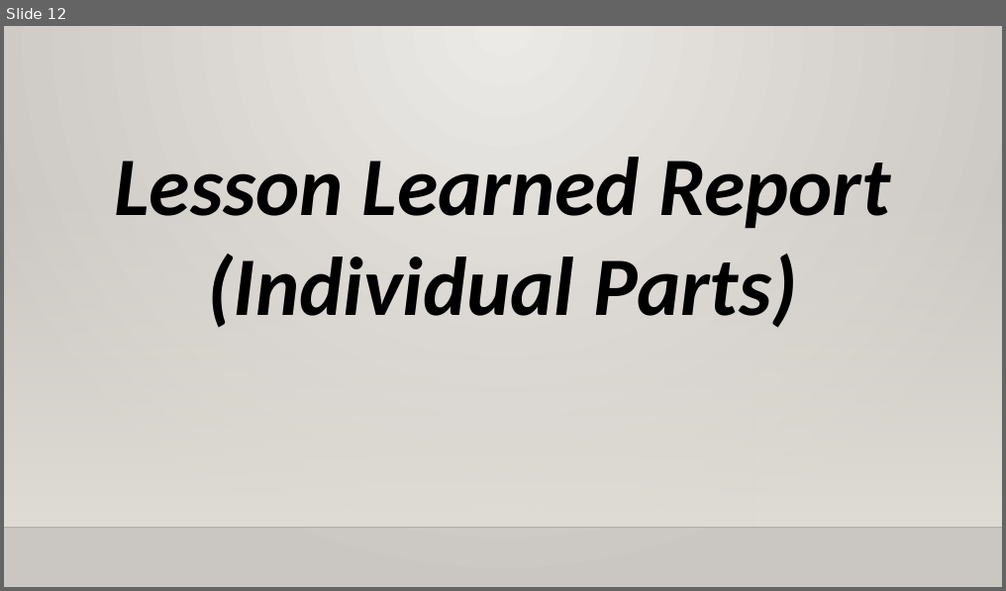
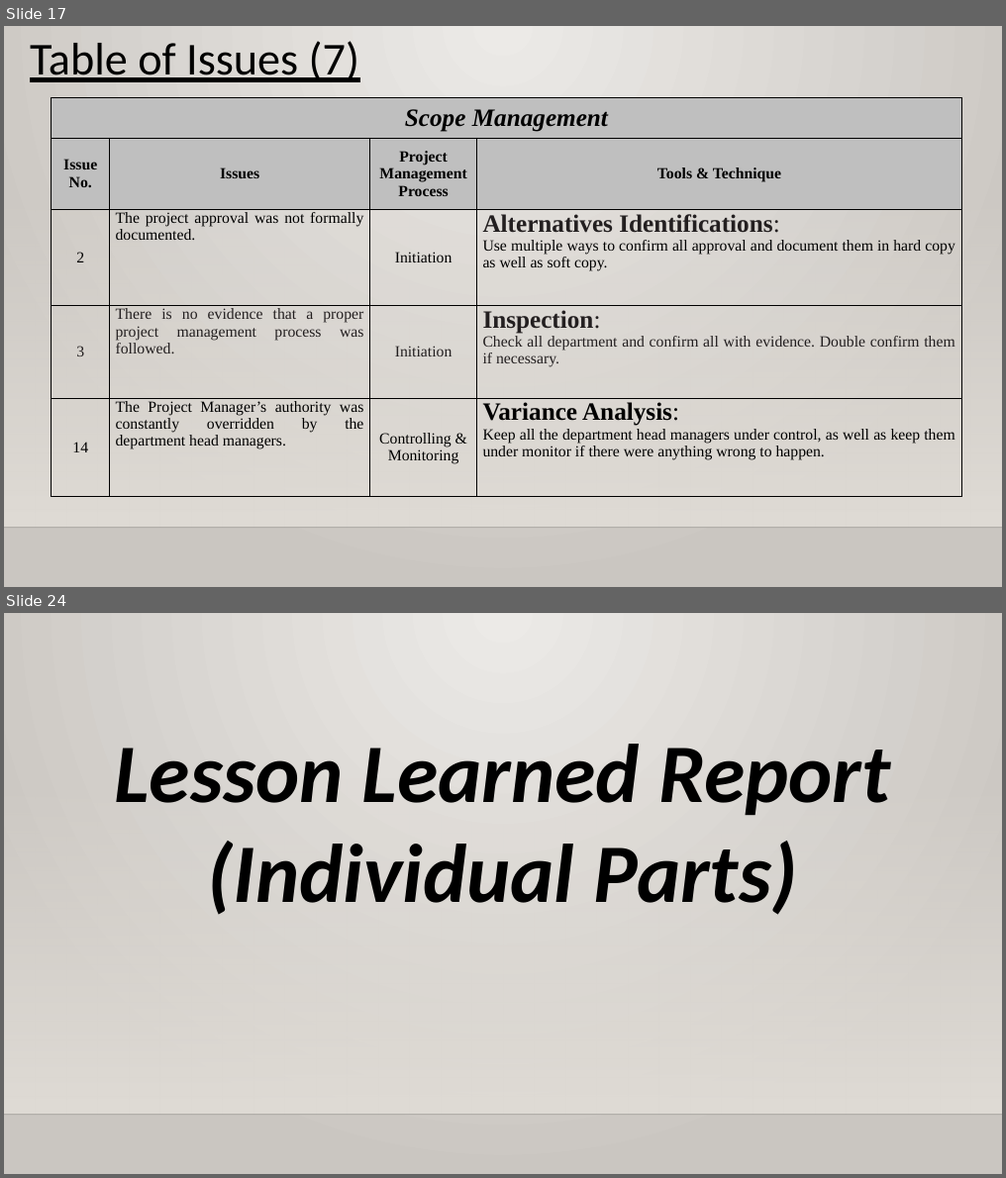
Before and after one commit to XtremisStudio/Project-Management, a slide deck: PRMGT_Presentation_Template.pptx. Shown one above the other, each under a label of ours: slide 12 before the commit, slides 17 and 24 after it; the slides between them are not shown. The pictures are 1006x591 and 1006x1178 pixels, drawn with LibreOffice and Linux fonts; fonts in the diff are those of the drawing; background and template pictures are left out. Boxes give left, top, right and bottom in pixels: in the first picture for what was removed or moved away, otherwise in the second. Text is boxed around its words. In the diff, an @@ line names an element or a change of style, - is before the commit and + after.

```diff
--- a/PRMGT_Presentation_Template.pptx
+++ b/PRMGT_Presentation_Template.pptx
@@ slide 17 added at <box>4,26,1002,587</box>, background gradient #ECEAE7 to #CAC7C1; not listed: 2 template elements that a slide beside it also shows @@
@@ text added at <box>30,41,359,82</box>, 44 pt, text #000000, underline @@
+Table of Issues (7)
@@ table added at <box>52,98,961,497</box>, 5 rows, 4 columns @@
+Scope Management |  |  | 
+Issue No. | Issues | Project Management Process | Tools & Technique
+2 | The project approval was not formally documented. | Initiation | Alternatives Identifications: / Use multiple ways to confirm all approval and document them in hard copy as well as soft copy.
+3 | There is no evidence that a proper project management process was followed. | Initiation | Inspection: / Check all department and confirm all with evidence. Double confirm them if necessary.
+14 | The Project Manager’s authority was constantly overridden by the department head managers. | Controlling & Monitoring | Variance Analysis: / Keep all the department head managers under control, as well as keep them under monitor if there were anything wrong to happen.
@@ what was slide 12 is now slide 24 @@
```
Also in this commit, not shown: 12 slides changed, 13 other slides added, 3 other files.
